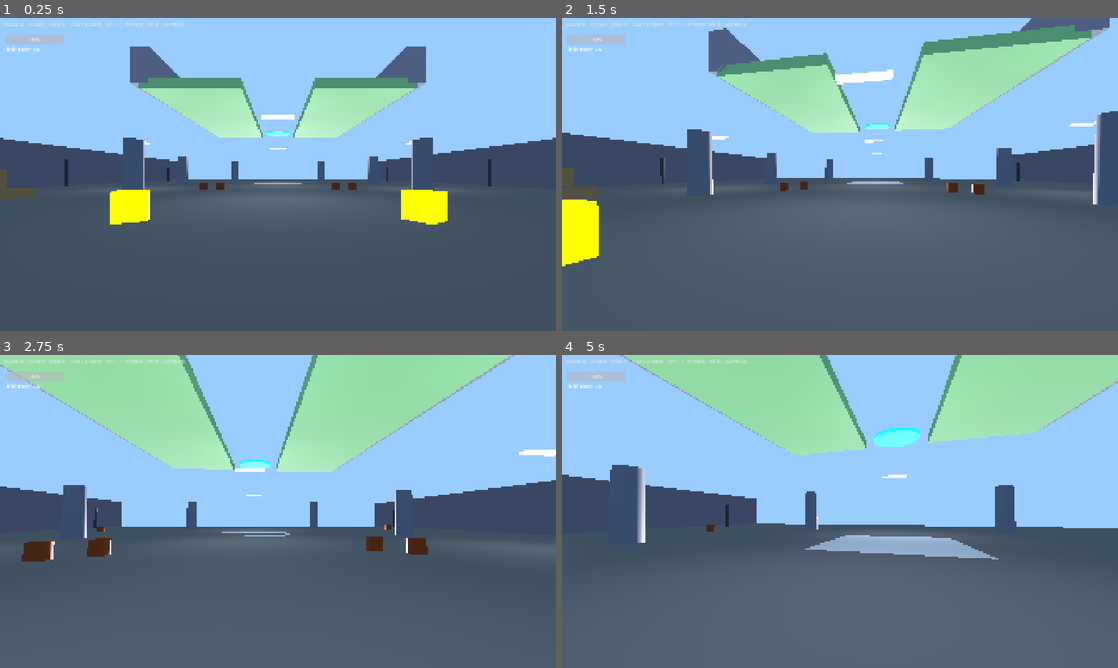
Above: before the commit, frames 1-4 (two rows, left to right).
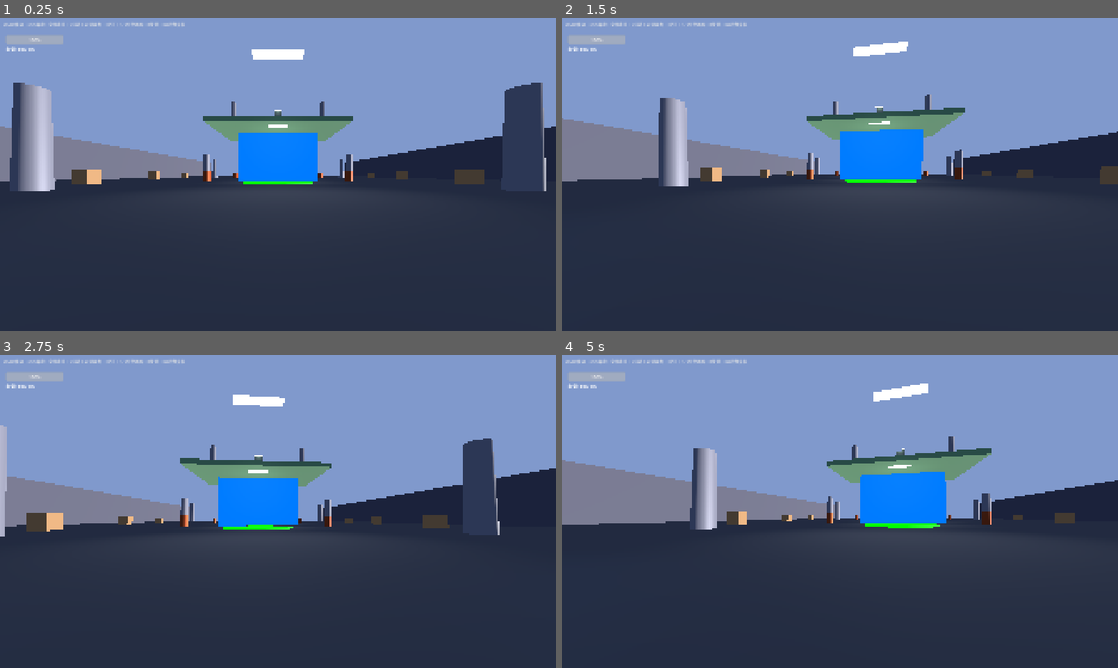
Above: after the commit, the same moments.

Repository: Potatopill98/let-s_go
Game: Godot game, scene res://scenes/main.tscn
Same seed, same stepped clock (60 frames per second), same inputs: the game is played once before the commit and once after it. Before the commit the project starts from res://modules/level/tests/level2_test.tscn.
Inputs (mouse positions are in pixels of both pictures, inside the frame that each line leads up to):
- Up to frame 1 (0.25 s): no input
- Up to frame 2 (1.5 s): tap Enter at 0.5 s; move the mouse to (867, 174) at 0.52 s; hold W (move_forward) from 0.53 s (still down); tap E (interact) at 0.6, 1.35 s; click (867, 174) at 0.67 s; tap Space at 0.77 s; move the mouse to (812, 174) at 1.27 s
- Up to frame 3 (2.75 s): keep holding W (move_forward); tap Space at 1.52 s; move the mouse to (289, 505) at 2.02 s; tap Q at 2.1 s; tap E (interact) at 2.3 s
- Up to frame 4 (5 s): keep holding W (move_forward); move the mouse to (834, 517) at 2.77 s; tap 1 at 2.85 s; click (834, 517) at 2.92 s; tap Space at 3.02, 3.77, 4.52 s; tap E (interact) at 3.05, 3.8, 4.55 s; move the mouse to (878, 514) at 3.52 s; tap 2 at 3.6 s; move the mouse to (795, 508) at 4.27 s; tap G at 4.35 s

The runs differ from the first frame. In frame 1, 98% of the frame differs, in the area x 0-100%, y 0-100%; in frame 2, 99%; in frame 3, 99%; in frame 4, 99%.

Commit message:
feat: 创建完整三层主场景main.tscn，从第一层实验室出生→修门→第二层拿武器→修升降平台→第三层安全区→通关，完整流程串联。启动场景已切换为main.tscn，清理project.godot乱码

Diff:
--- a/project.godot
+++ b/project.godot
@@ -8,17 +8,10 @@
 
 config_version=5
 
-"茂禄驴config_version"=5
-"鑼傜椹碿onfig_version"=5
-"閼煎倻顩╂す纰縪nfig_version"=5
-"闁肩厧鍊婚々鈺傘仚绾扮釜nfig_version"=5
-"闂佽偐鍘ч崐濠氥€呴埡鍌樹粴缁炬壆閲渘fig_version"=5
-"闂備浇鍋愰崢褔宕愭繝姘モ偓鍛村煛閸屾ü绮寸紒鐐闁叉笜fig_version"=5
-
 [application]
 
 config/name="Lab Escape 3D Co-op Demo"
-run/main_scene="res://modules/level/tests/level2_test.tscn"
+run/main_scene="res://scenes/main.tscn"
 config/features=PackedStringArray("4.7", "Forward Plus")
 
 [display]
--- /dev/null
+++ b/scenes/main.tscn
@@ -0,0 +1,572 @@
+[gd_scene load_steps=60 format=3 uid="uid://main_full_001"]
+
+[ext_resource type="PackedScene" path="res://modules/player/player.tscn" id="1_player"]
+[ext_resource type="PackedScene" path="res://modules/monster/base_monster.tscn" id="2_monster"]
+[ext_resource type="Script" path="res://modules/interaction/repair_task.gd" id="3_repair"]
+[ext_resource type="Script" path="res://modules/interaction/door.gd" id="4_door"]
+[ext_resource type="Script" path="res://modules/weapon/weapon_pickup.gd" id="5_pickup"]
+[ext_resource type="PackedScene" path="res://modules/weapon/melee_weapon.tscn" id="6_melee"]
+[ext_resource type="PackedScene" path="res://modules/weapon/ranged_weapon.tscn" id="7_ranged"]
+[ext_resource type="PackedScene" path="res://modules/level/elevator_platform.tscn" id="8_elevator"]
+[ext_resource type="Script" path="res://modules/level/spawn_manager.gd" id="9_spawn"]
+[ext_resource type="Script" path="res://modules/level/win_zone.gd" id="10_win"]
+[ext_resource type="Script" path="res://modules/level/respawn_point.gd" id="11_respawn"]
+
+; ==================== 材质定义 ====================
+[sub_resource type="StandardMaterial3D" id="GroundMat"]
+albedo_color = Color(0.3, 0.3, 0.32, 1)
+roughness = 0.85
+
+[sub_resource type="CubeMesh" id="GroundMesh"]
+material = SubResource("GroundMat")
+size = Vector3(60, 1, 100)
+
+[sub_resource type="BoxShape3D" id="GroundCol"]
+size = Vector3(60, 1, 100)
+
+[sub_resource type="StandardMaterial3D" id="WallMat"]
+albedo_color = Color(0.25, 0.25, 0.3, 1)
+roughness = 0.9
+
+[sub_resource type="CubeMesh" id="WallMesh"]
+material = SubResource("WallMat")
+size = Vector3(2, 6, 100)
+
+[sub_resource type="BoxShape3D" id="WallCol"]
+size = Vector3(2, 6, 100)
+
+[sub_resource type="StandardMaterial3D" id="LabMat"]
+albedo_color = Color(0.15, 0.15, 0.2, 1)
+emission_enabled = true
+emission = Color(0.05, 0.05, 0.1, 1)
+emission_energy_multiplier = 1.0
+
+[sub_resource type="CubeMesh" id="LabMesh"]
+material = SubResource("LabMat")
+size = Vector3(20, 7, 8)
+
+[sub_resource type="StandardMaterial3D" id="GreenMat"]
+albedo_color = Color(0.0, 1.0, 0.0, 1)
+emission_enabled = true
+emission = Color(0.0, 1.0, 0.0, 1)
+emission_energy_multiplier = 2.0
+
+[sub_resource type="CylinderMesh" id="RepairMesh"]
+material = SubResource("GreenMat")
+top_radius = 3.0
+bottom_radius = 3.0
+height = 0.3
+
+[sub_resource type="CapsuleShape3D" id="RepairCol"]
+radius = 3.0
+height = 4.0
+
+[sub_resource type="StandardMaterial3D" id="BlueMat"]
+albedo_color = Color(0.0, 0.3, 1.0, 1)
+emission_enabled = true
+emission = Color(0.0, 0.3, 1.0, 1)
+emission_energy_multiplier = 1.5
+
+[sub_resource type="CubeMesh" id="DoorMesh"]
+material = SubResource("BlueMat")
+size = Vector3(10, 6, 0.5)
+
+[sub_resource type="BoxShape3D" id="DoorCol"]
+size = Vector3(10, 6, 0.5)
+
+[sub_resource type="StandardMaterial3D" id="YellowMat"]
+albedo_color = Color(1.0, 1.0, 0.0, 1)
+emission_enabled = true
+emission = Color(1.0, 1.0, 0.0, 1)
+emission_energy_multiplier = 2.0
+
+[sub_resource type="CubeMesh" id="PickupMesh"]
+material = SubResource("YellowMat")
+size = Vector3(1, 1, 1)
+
+[sub_resource type="CapsuleShape3D" id="PickupCol"]
+radius = 1.5
+height = 3.0
+
+[sub_resource type="StandardMaterial3D" id="Level3FloorMat"]
+albedo_color = Color(0.35, 0.5, 0.35, 1)
+roughness = 0.7
+
+[sub_resource type="CubeMesh" id="Level3FloorMesh"]
+material = SubResource("Level3FloorMat")
+size = Vector3(30, 1, 25)
+
+[sub_resource type="BoxShape3D" id="Level3FloorCol"]
+size = Vector3(30, 1, 25)
+
+[sub_resource type="StandardMaterial3D" id="WinZoneMat"]
+albedo_color = Color(0.0, 1.0, 0.5, 1)
+emission_enabled = true
+emission = Color(0.0, 1.0, 0.5, 1)
+emission_energy_multiplier = 2.0
+
+[sub_resource type="CylinderMesh" id="WinZoneMesh"]
+material = SubResource("WinZoneMat")
+top_radius = 3.0
+bottom_radius = 3.0
+height = 0.3
+
+[sub_resource type="CapsuleShape3D" id="WinZoneCol"]
+radius = 3.0
+height = 4.0
+
+[sub_resource type="StandardMaterial3D" id="PillarMat"]
+albedo_color = Color(0.45, 0.45, 0.5, 1)
+roughness = 0.6
+metallic = 0.3
+
+[sub_resource type="CylinderMesh" id="PillarMesh"]
+material = SubResource("PillarMat")
+top_radius = 0.6
+bottom_radius = 0.7
+height = 5.0
+
+[sub_resource type="CylinderShape3D" id="PillarCol"]
+radius = 0.7
+height = 5.0
+
+[sub_resource type="StandardMaterial3D" id="CrateMat"]
+albedo_color = Color(0.55, 0.4, 0.25, 1)
+roughness = 0.8
+
+[sub_resource type="CubeMesh" id="CrateMesh"]
+material = SubResource("CrateMat")
+size = Vector3(1.2, 1.2, 1.2)
+
+[sub_resource type="BoxShape3D" id="CrateCol"]
+size = Vector3(1.2, 1.2, 1.2)
+
+[sub_resource type="StandardMaterial3D" id="BarrelMat"]
+albedo_color = Color(0.7, 0.3, 0.15, 1)
+roughness = 0.5
+metallic = 0.6
+
+[sub_resource type="CylinderMesh" id="BarrelMesh"]
+material = SubResource("BarrelMat")
+top_radius = 0.4
+bottom_radius = 0.4
+height = 1.2
+
+[sub_resource type="CylinderShape3D" id="BarrelCol"]
+radius = 0.4
+height = 1.2
+
+[sub_resource type="StandardMaterial3D" id="CeilingLightMat"]
+albedo_color = Color(0.8, 0.8, 0.9, 1)
+emission_enabled = true
+emission = Color(0.8, 0.9, 1.0, 1)
+emission_energy_multiplier = 3.0
+
+[sub_resource type="CubeMesh" id="CeilingLightMesh"]
+material = SubResource("CeilingLightMat")
+size = Vector3(2.0, 0.15, 0.4)
+
+[sub_resource type="StandardMaterial3D" id="LabLightMat"]
+albedo_color = Color(0.5, 0.8, 1.0, 1)
+emission_enabled = true
+emission = Color(0.3, 0.6, 1.0, 1)
+emission_energy_multiplier = 2.0
+
+[sub_resource type="CubeMesh" id="LabLightMesh"]
+material = SubResource("LabLightMat")
+size = Vector3(1.5, 0.1, 0.3)
+
+[sub_resource type="Environment" id="Env"]
+background_mode = 1
+background_color = Color(0.5, 0.6, 0.8, 1)
+ambient_light_energy = 3.0
+ambient_light_source = 0
+ambient_light_color = Color(1, 1, 1, 1)
+
+; ==================== 根节点 ====================
+[node name="Main" type="Node3D"]
+
+[node name="WorldEnv" type="WorldEnvironment" parent="."]
+environment = SubResource("Env")
+
+[node name="Sun" type="DirectionalLight3D" parent="."]
+rotation = Vector3(-60, 30, 0)
+light_energy = 3.0
+
+; ==================== 整体地面 ====================
+[node name="Ground" type="MeshInstance3D" parent="."]
+mesh = SubResource("GroundMesh")
+position = Vector3(0, -0.5, -15)
+[node name="GroundBody" type="StaticBody3D" parent="Ground"]
+[node name="GroundShape" type="CollisionShape3D" parent="Ground/GroundBody"]
+shape = SubResource("GroundCol")
+
+; ==================== 左右围墙 ====================
+[node name="LeftWall" type="MeshInstance3D" parent="."]
+mesh = SubResource("WallMesh")
+position = Vector3(-31, 3, -15)
+[node name="LeftWallBody" type="StaticBody3D" parent="LeftWall"]
+[node name="LeftWallShape" type="CollisionShape3D" parent="LeftWall/LeftWallBody"]
+shape = SubResource("WallCol")
+
+[node name="RightWall" type="MeshInstance3D" parent="."]
+mesh = SubResource("WallMesh")
+position = Vector3(31, 3, -15)
+[node name="RightWallBody" type="StaticBody3D" parent="RightWall"]
+[node name="RightWallShape" type="CollisionShape3D" parent="RightWall/RightWallBody"]
+shape = SubResource("WallCol")
+
+; ==================== 第一层：实验室区域 ====================
+; 实验室建筑（玩家出生点后面）
+[node name="LabBuilding" type="MeshInstance3D" parent="."]
+mesh = SubResource("LabMesh")
+position = Vector3(0, 3.5, 35)
+[node name="LabBody" type="StaticBody3D" parent="LabBuilding"]
+[node name="LabShape" type="CollisionShape3D" parent="LabBuilding/LabBody"]
+shape = SubResource("WallCol")
+
+; 实验室灯光
+[node name="LabLight1" type="MeshInstance3D" parent="."]
+mesh = SubResource("LabLightMesh")
+position = Vector3(-5, 5.5, 30)
+[node name="LabLightObj1" type="OmniLight3D" parent="LabLight1"]
+light_color = Color(0.5, 0.7, 1.0, 1)
+light_energy = 2.0
+omni_range = 8.0
+position.y = -0.3
+
+[node name="LabLight2" type="MeshInstance3D" parent="."]
+mesh = SubResource("LabLightMesh")
+position = Vector3(5, 5.5, 30)
+[node name="LabLightObj2" type="OmniLight3D" parent="LabLight2"]
+light_color = Color(0.5, 0.7, 1.0, 1)
+light_energy = 2.0
+omni_range = 8.0
+position.y = -0.3
+
+; 玩家出生点（实验室门口）
+[node name="Player" parent="." instance=ExtResource("1_player")]
+position = Vector3(0, 0, 28)
+max_health = 100.0
+current_health = 100.0
+
+; 第一层刷怪点（实验室方向，玩家身后）
+[node name="SpawnPoint1" type="Node3D" parent="."]
+position = Vector3(-6, 0, 25)
+[node name="SpawnPoint2" type="Node3D" parent="."]
+position = Vector3(0, 0, 25)
+[node name="SpawnPoint3" type="Node3D" parent="."]
+position = Vector3(6, 0, 25)
+
+; 第一层刷怪管理器
+[node name="SpawnManager" type="Node3D" parent="."]
+script = ExtResource("9_spawn")
+monster_scene = ExtResource("2_monster")
+base_spawn_interval = 6.0
+min_spawn_interval = 1.5
+max_monsters = 20
+spawn_point_paths = [NodePath("../SpawnPoint1"), NodePath("../SpawnPoint2"), NodePath("../SpawnPoint3")]
+repair_progress_ref = NodePath("../DoorRepair")
+
+; 第一层修理区域（大门前）
+[node name="DoorRepair" type="Area3D" parent="."]
+position = Vector3(0, 0, 10)
+script = ExtResource("3_repair")
+required_progress = 150.0
+repair_speed_per_player = 10.0
+[node name="CollisionShape3D" type="CollisionShape3D" parent="DoorRepair"]
+shape = SubResource("RepairCol")
+[node name="ZoneMesh" type="MeshInstance3D" parent="DoorRepair"]
+mesh = SubResource("RepairMesh")
+position.y = 0.15
+
+; 第一层出口大门（修好后打开，通往第二层）
+[node name="ExitDoor" type="StaticBody3D" parent="."]
+position = Vector3(0, 3, 2)
+script = ExtResource("4_door")
+open_direction = Vector3(0, 1, 0)
+open_distance = 6.5
+[node name="Mesh" type="MeshInstance3D" parent="ExitDoor"]
+mesh = SubResource("DoorMesh")
+[node name="CollisionShape3D" type="CollisionShape3D" parent="ExitDoor"]
+shape = SubResource("DoorCol")
+
+; 第一层障碍物
+[node name="L1Pillar1" type="MeshInstance3D" parent="."]
+mesh = SubResource("PillarMesh")
+position = Vector3(-12, 2.5, 18)
+[node name="L1P1Body" type="StaticBody3D" parent="L1Pillar1"]
+[node name="L1P1Shape" type="CollisionShape3D" parent="L1Pillar1/L1P1Body"]
+shape = SubResource("PillarCol")
+
+[node name="L1Pillar2" type="MeshInstance3D" parent="."]
+mesh = SubResource("PillarMesh")
+position = Vector3(12, 2.5, 18)
+[node name="L1P2Body" type="StaticBody3D" parent="L1Pillar2"]
+[node name="L1P2Shape" type="CollisionShape3D" parent="L1Pillar2/L1P2Body"]
+shape = SubResource("PillarCol")
+
+[node name="L1Crate1" type="MeshInstance3D" parent="."]
+mesh = SubResource("CrateMesh")
+position = Vector3(-15, 0.6, 12)
+[node name="L1C1Body" type="StaticBody3D" parent="L1Crate1"]
+[node name="L1C1Shape" type="CollisionShape3D" parent="L1Crate1/L1C1Body"]
+shape = SubResource("CrateCol")
+
+[node name="L1Crate2" type="MeshInstance3D" parent="."]
+mesh = SubResource("CrateMesh")
+position = Vector3(15, 0.6, 12)
+[node name="L1C2Body" type="StaticBody3D" parent="L1Crate2"]
+[node name="L1C2Shape" type="CollisionShape3D" parent="L1Crate2/L1C2Body"]
+shape = SubResource("CrateCol")
+
+[node name="L1Barrel1" type="MeshInstance3D" parent="."]
+mesh = SubResource("BarrelMesh")
+position = Vector3(-8, 0.6, 5)
+[node name="L1B1Body" type="StaticBody3D" parent="L1Barrel1"]
+[node name="L1B1Shape" type="CollisionShape3D" parent="L1Barrel1/L1B1Body"]
+shape = SubResource("BarrelCol")
+
+[node name="L1Barrel2" type="MeshInstance3D" parent="."]
+mesh = SubResource("BarrelMesh")
+position = Vector3(8, 0.6, 5)
+[node name="L1B2Body" type="StaticBody3D" parent="L1Barrel2"]
+[node name="L1B2Shape" type="CollisionShape3D" parent="L1Barrel2/L1B2Body"]
+shape = SubResource("BarrelCol")
+
+; 第一层吊灯
+[node name="L1Light1" type="MeshInstance3D" parent="."]
+mesh = SubResource("CeilingLightMesh")
+position = Vector3(0, 5.5, 20)
+[node name="L1LightObj1" type="OmniLight3D" parent="L1Light1"]
+light_color = Color(0.9, 0.95, 1.0, 1)
+light_energy = 2.0
+omni_range = 10.0
+position.y = -0.5
+
+[node name="L1Light2" type="MeshInstance3D" parent="."]
+mesh = SubResource("CeilingLightMesh")
+position = Vector3(0, 5.5, 8)
+[node name="L1LightObj2" type="OmniLight3D" parent="L1Light2"]
+light_color = Color(0.9, 0.95, 1.0, 1)
+light_energy = 2.0
+omni_range = 10.0
+position.y = -0.5
+
+; ==================== 第二层：武器+升降平台区域 ====================
+; 武器台（第一层门打开后就能看到）
+[node name="MeleePickup" type="Area3D" parent="."]
+position = Vector3(-6, 0, -8)
+script = ExtResource("5_pickup")
+weapon_scene = ExtResource("6_melee")
+weapon_name = "木棒"
+[node name="CollisionShape3D" type="CollisionShape3D" parent="MeleePickup"]
+shape = SubResource("PickupCol")
+[node name="Mesh" type="MeshInstance3D" parent="MeleePickup"]
+mesh = SubResource("PickupMesh")
+position.y = 1.0
+
+[node name="RangedPickup" type="Area3D" parent="."]
+position = Vector3(6, 0, -8)
+script = ExtResource("5_pickup")
+weapon_scene = ExtResource("7_ranged")
+weapon_name = "手枪"
+[node name="CollisionShape3D" type="CollisionShape3D" parent="RangedPickup"]
+shape = SubResource("PickupCol")
+[node name="Mesh" type="MeshInstance3D" parent="RangedPickup"]
+mesh = SubResource("PickupMesh")
+position.y = 1.0
+
+; 升降平台在第二层中央
+[node name="Elevator" parent="." instance=ExtResource("8_elevator")]
+position = Vector3(0, 0.25, -25)
+
+; 升降平台修理区域
+[node name="ElevatorRepair" type="Area3D" parent="."]
+position = Vector3(0, 0, -32)
+script = ExtResource("3_repair")
+required_progress = 200.0
+repair_speed_per_player = 10.0
+[node name="CollisionShape3D" type="CollisionShape3D" parent="ElevatorRepair"]
+shape = SubResource("RepairCol")
+[node name="ZoneMesh" type="MeshInstance3D" parent="ElevatorRepair"]
+mesh = SubResource("RepairMesh")
+position.y = 0.15
+
+; 第二层障碍物
+[node name="L2Pillar1" type="MeshInstance3D" parent="."]
+mesh = SubResource("PillarMesh")
+position = Vector3(-15, 2.5, -15)
+[node name="L2P1Body" type="StaticBody3D" parent="L2Pillar1"]
+[node name="L2P1Shape" type="CollisionShape3D" parent="L2Pillar1/L2P1Body"]
+shape = SubResource("PillarCol")
+
+[node name="L2Pillar2" type="MeshInstance3D" parent="."]
+mesh = SubResource("PillarMesh")
+position = Vector3(15, 2.5, -15)
+[node name="L2P2Body" type="StaticBody3D" parent="L2Pillar2"]
+[node name="L2P2Shape" type="CollisionShape3D" parent="L2Pillar2/L2P2Body"]
+shape = SubResource("PillarCol")
+
+[node name="L2Pillar3" type="MeshInstance3D" parent="."]
+mesh = SubResource("PillarMesh")
+position = Vector3(-18, 2.5, -30)
+[node name="L2P3Body" type="StaticBody3D" parent="L2Pillar3"]
+[node name="L2P3Shape" type="CollisionShape3D" parent="L2Pillar3/L2P3Body"]
+shape = SubResource("PillarCol")
+
+[node name="L2Pillar4" type="MeshInstance3D" parent="."]
+mesh = SubResource("PillarMesh")
+position = Vector3(18, 2.5, -30)
+[node name="L2P4Body" type="StaticBody3D" parent="L2Pillar4"]
+[node name="L2P4Shape" type="CollisionShape3D" parent="L2Pillar4/L2P4Body"]
+shape = SubResource("PillarCol")
+
+[node name="L2Crate1" type="MeshInstance3D" parent="."]
+mesh = SubResource("CrateMesh")
+position = Vector3(-20, 0.6, -5)
+[node name="L2C1Body" type="StaticBody3D" parent="L2Crate1"]
+[node name="L2C1Shape" type="CollisionShape3D" parent="L2Crate1/L2C1Body"]
+shape = SubResource("CrateCol")
+
+[node name="L2Crate2" type="MeshInstance3D" parent="."]
+mesh = SubResource("CrateMesh")
+position = Vector3(20, 0.6, -5)
+[node name="L2C2Body" type="StaticBody3D" parent="L2Crate2"]
+[node name="L2C2Shape" type="CollisionShape3D" parent="L2Crate2/L2C2Body"]
+shape = SubResource("CrateCol")
+
+[node name="L2Crate3" type="MeshInstance3D" parent="."]
+mesh = SubResource("CrateMesh")
+position = Vector3(-22, 0.6, -20)
+[node name="L2C3Body" type="StaticBody3D" parent="L2Crate3"]
+[node name="L2C3Shape" type="CollisionShape3D" parent="L2Crate3/L2C3Body"]
+shape = SubResource("CrateCol")
+
+[node name="L2Crate4" type="MeshInstance3D" parent="."]
+mesh = SubResource("CrateMesh")
+position = Vector3(22, 0.6, -20)
+[node name="L2C4Body" type="StaticBody3D" parent="L2Crate4"]
+[node name="L2C4Shape" type="CollisionShape3D" parent="L2Crate4/L2C4Body"]
+shape = SubResource("CrateCol")
+
+[node name="L2Barrel1" type="MeshInstance3D" parent="."]
+mesh = SubResource("BarrelMesh")
+position = Vector3(-10, 0.6, -20)
+[node name="L2B1Body" type="StaticBody3D" parent="L2Barrel1"]
+[node name="L2B1Shape" type="CollisionShape3D" parent="L2Barrel1/L2B1Body"]
+shape = SubResource("BarrelCol")
+
+[node name="L2Barrel2" type="MeshInstance3D" parent="."]
+mesh = SubResource("BarrelMesh")
+position = Vector3(10, 0.6, -20)
+[node name="L2B2Body" type="StaticBody3D" parent="L2Barrel2"]
+[node name="L2B2Shape" type="CollisionShape3D" parent="L2Barrel2/L2B2Body"]
+shape = SubResource("BarrelCol")
+
+; 第二层吊灯
+[node name="L2Light1" type="MeshInstance3D" parent="."]
+mesh = SubResource("CeilingLightMesh")
+position = Vector3(0, 5.5, -5)
+[node name="L2LightObj1" type="OmniLight3D" parent="L2Light1"]
+light_color = Color(0.9, 0.95, 1.0, 1)
+light_energy = 2.5
+omni_range = 12.0
+position.y = -0.5
+
+[node name="L2Light2" type="MeshInstance3D" parent="."]
+mesh = SubResource("CeilingLightMesh")
+position = Vector3(0, 5.5, -20)
+[node name="L2LightObj2" type="OmniLight3D" parent="L2Light2"]
+light_color = Color(0.9, 0.95, 1.0, 1)
+light_energy = 2.5
+omni_range = 12.0
+position.y = -0.5
+
+[node name="L2Light3" type="MeshInstance3D" parent="."]
+mesh = SubResource("CeilingLightMesh")
+position = Vector3(0, 5.5, -35)
+[node name="L2LightObj3" type="OmniLight3D" parent="L2Light3"]
+light_color = Color(0.9, 0.95, 1.0, 1)
+light_energy = 2.5
+omni_range = 12.0
+position.y = -0.5
+
+; ==================== 第三层：安全区（y=12高度） ====================
+; 第三层地面
+[node name="Level3Floor" type="MeshInstance3D" parent="."]
+mesh = SubResource("Level3FloorMesh")
+position = Vector3(0, 12.0, -25)
+[node name="L3Body" type="StaticBody3D" parent="Level3Floor"]
+[node name="L3Shape" type="CollisionShape3D" parent="Level3Floor/L3Body"]
+shape = SubResource("Level3FloorCol")
+
+; 第三层围墙
+[node name="L3BackWall" type="MeshInstance3D" parent="."]
+mesh = SubResource("WallMesh")
+position = Vector3(0, 15, -38)
+scale = Vector3(1, 0.8, 0.25)
+[node name="L3BackBody" type="StaticBody3D" parent="L3BackWall"]
+[node name="L3BackShape" type="CollisionShape3D" parent="L3BackWall/L3BackBody"]
+shape = SubResource("WallCol")
+
+; 第三层装饰柱子
+[node name="L3Pillar1" type="MeshInstance3D" parent="."]
+mesh = SubResource("PillarMesh")
+position = Vector3(-10, 14.5, -18)
+[node name="L3P1Body" type="StaticBody3D" parent="L3Pillar1"]
+[node name="L3P1Shape" type="CollisionShape3D" parent="L3Pillar1/L3P1Body"]
+shape = SubResource("PillarCol")
+
+[node name="L3Pillar2" type="MeshInstance3D" parent="."]
+mesh = SubResource("PillarMesh")
+position = Vector3(10, 14.5, -18)
+[node name="L3P2Body" type="StaticBody3D" parent="L3Pillar2"]
+[node name="L3P2Shape" type="CollisionShape3D" parent="L3Pillar2/L3P2Body"]
+shape = SubResource("PillarCol")
+
+[node name="L3Pillar3" type="MeshInstance3D" parent="."]
+mesh = SubResource("PillarMesh")
+position = Vector3(-10, 14.5, -32)
+[node name="L3P3Body" type="StaticBody3D" parent="L3Pillar3"]
+[node name="L3P3Shape" type="CollisionShape3D" parent="L3Pillar3/L3P3Body"]
+shape = SubResource("PillarCol")
+
+[node name="L3Pillar4" type="MeshInstance3D" parent="."]
+mesh = SubResource("PillarMesh")
+position = Vector3(10, 14.5, -32)
+[node name="L3P4Body" type="StaticBody3D" parent="L3Pillar4"]
+[node name="L3P4Shape" type="CollisionShape3D" parent="L3Pillar4/L3P4Body"]
+shape = SubResource("PillarCol")
+
+; 复活点（第三层入口处，升降平台上来的位置）
+[node name="RespawnPoint" type="Area3D" parent="."]
+position = Vector3(0, 12.5, -25)
+script = ExtResource("11_respawn")
+[node name="RespawnCol" type="CollisionShape3D" parent="RespawnPoint"]
+shape = SubResource("WinZoneCol")
+
+; 通关区域（第三层尽头）
+[node name="WinZone" type="Area3D" parent="."]
+position = Vector3(0, 12.5, -35)
+script = ExtResource("10_win")
+[node name="WinCol" type="CollisionShape3D" parent="WinZone"]
+shape = SubResource("WinZoneCol")
+[node name="WinMesh" type="MeshInstance3D" parent="WinZone"]
+mesh = SubResource("WinZoneMesh")
+position.y = 0.15
+
+; 第三层灯光
+[node name="L3Light1" type="MeshInstance3D" parent="."]
+mesh = SubResource("CeilingLightMesh")
+position = Vector3(0, 17.5, -25)
+[node name="L3LightObj1" type="OmniLight3D" parent="L3Light1"]
+light_color = Color(0.8, 1.0, 0.8, 1)
+light_energy = 3.0
+omni_range = 15.0
+position.y = -0.5
+
+; ==================== 信号连接 ====================
+[connection signal="repair_completed" from="DoorRepair" to="ExitDoor" method="open_door"]
+[connection signal="repair_completed" from="DoorRepair" to="SpawnManager" method="_on_repair_completed"]
+[connection signal="repair_completed" from="ElevatorRepair" to="Elevator" method="activate"]
Not shown, added: modules/level/procedural_generator.gd.uid
